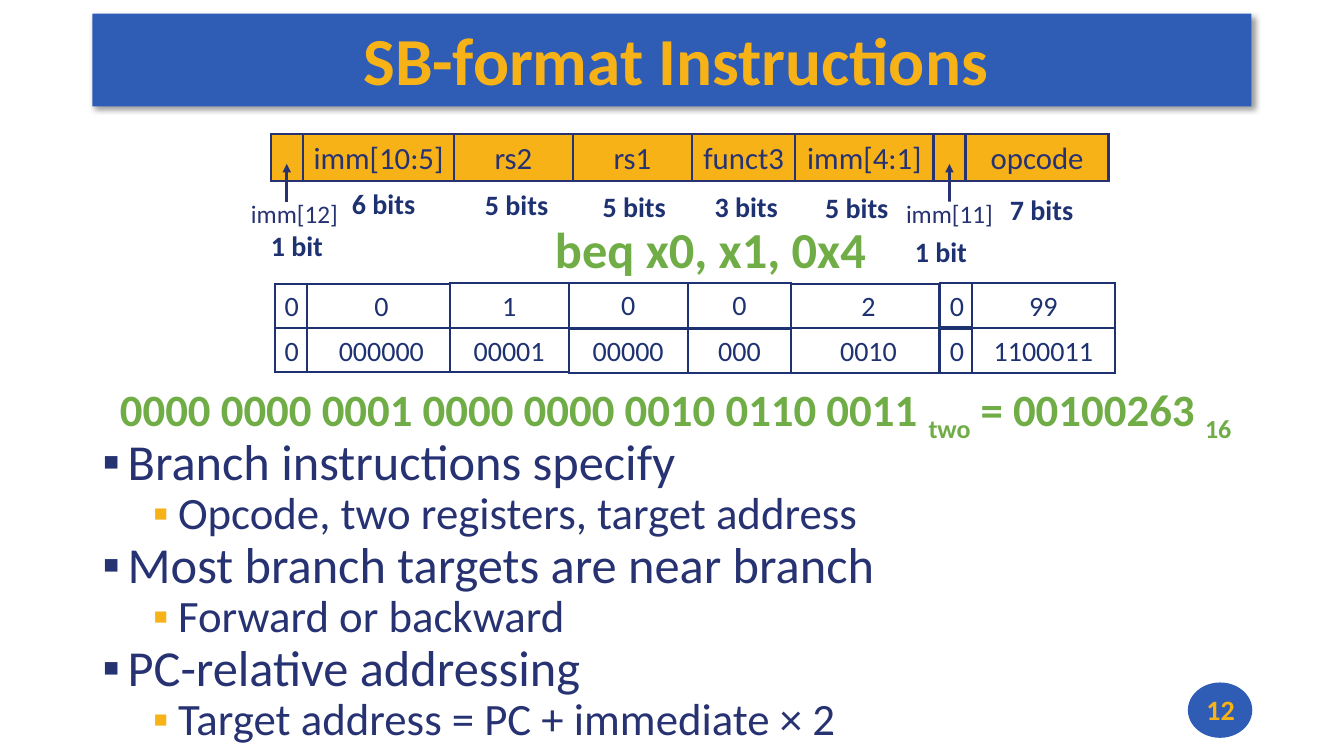
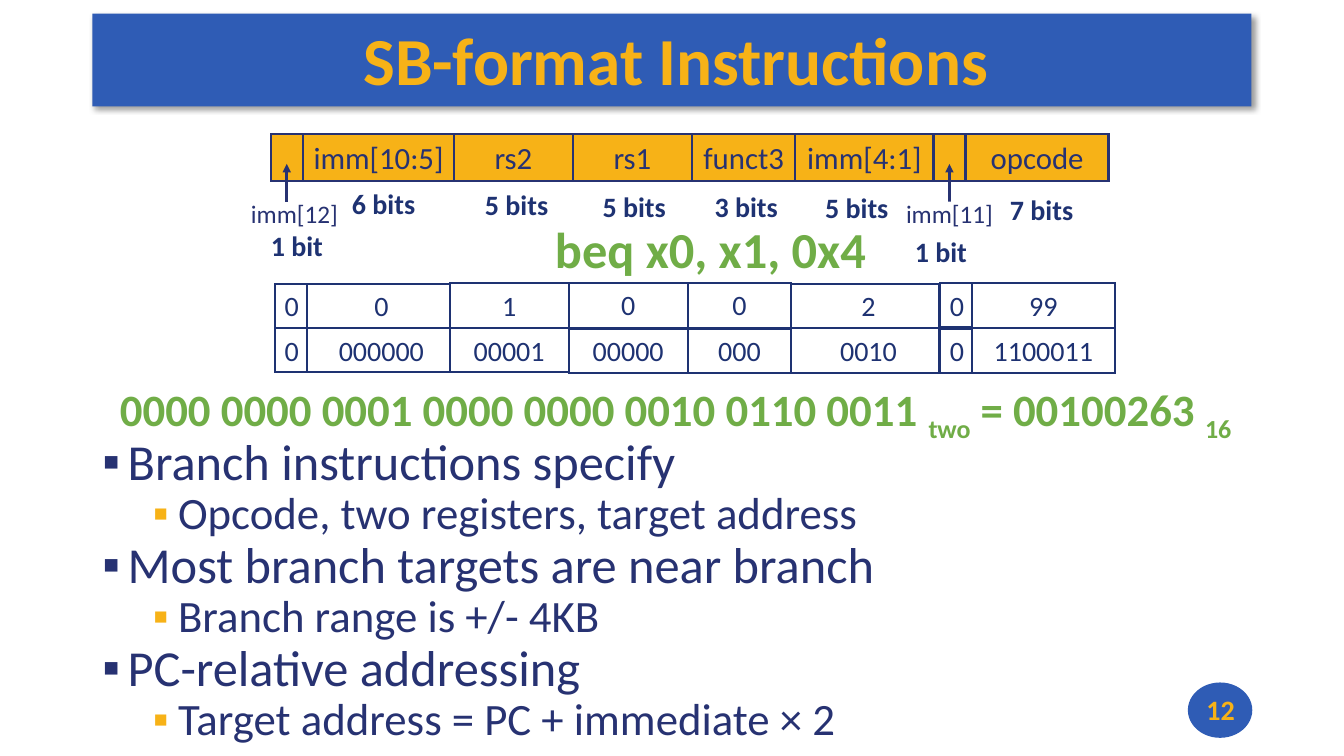
Before and after one commit to andrewt0301/hse-acos-course, a slide deck: slide 12 of docs/part1ca/04_Instructions/CA_Lecture_04.pptx. Drawn at 1344x756 pixels with LibreOffice and Linux fonts; fonts in the diff are those of the drawing. Boxes give left, top, right and bottom in pixels: in the first picture for what was removed or moved away, otherwise in the second. Text is boxed around its words. In the diff, an @@ line names an element or a change of style, - is before the commit and + after.

```diff
--- a/docs/part1ca/04_Instructions/CA_Lecture_04.pptx
+++ b/docs/part1ca/04_Instructions/CA_Lecture_04.pptx
@@ text at <box>178,601,599,640</box>: text changed @@
-  ▪ Forward or backward
+  ▪ Branch range is +/- 4KB
```
Also in this commit, not shown: 1 other slide changed, 1 other file.
